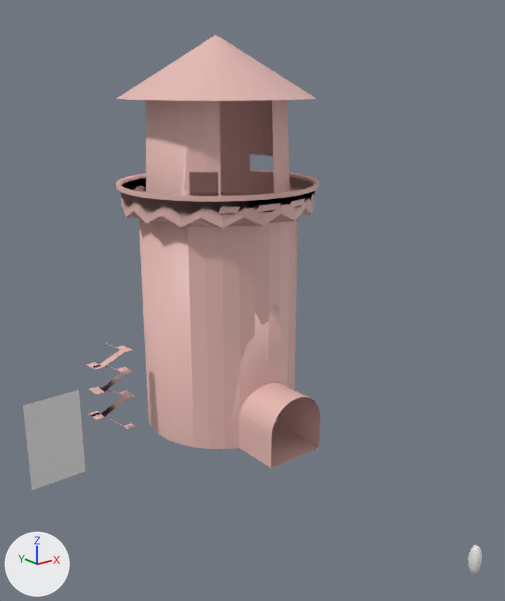
Renders of the FBX model Assets/GameObjects/Environment/Schloss.fbx from each side of a commit.
Both versions are drawn from a 50 mm camera at (-28.8, -39.5, 24.0) aimed at (-3.9, -8.4, 11.5). The lights are fixed; the arrows at lower left show +X, +Y and +Z. The older version comes first. Where no turn or scale is listed for an object, it has been applied to the vertices. Vertices at exactly the same position are counted once.
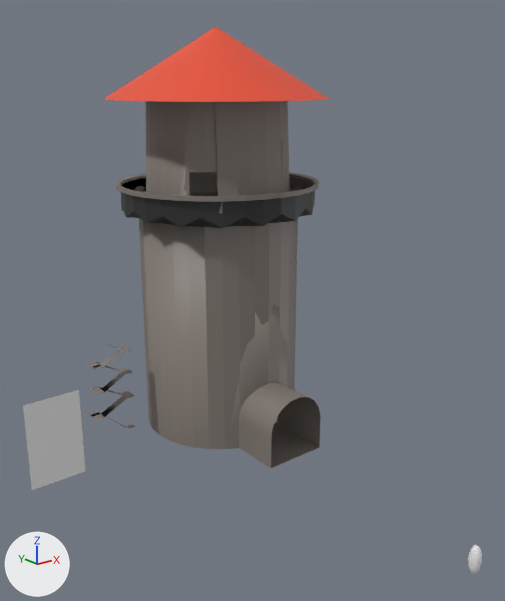
Changed parts and their boxes [x1, y1, x2, y2] in the pictures (505 x 601 px):
'Plane.002', recoloured, reshaped (pink to grey)
    before: [116, 35, 321, 468]
    after: [116, 101, 321, 468]
'Plane.006', added (red)
    after: [104, 27, 329, 102]
'Plane.007', added (black)
    after: [121, 191, 315, 228]
'Plane.001', recoloured (pink to grey)
    both: [86, 343, 135, 429]
'Plane.003', recoloured
    both: [190, 192, 218, 196]
part 1 of me_plane_004, built on
    before: [117, 35, 315, 101]
    after: [215, 101, 281, 196]
part 2 of me_plane_004, deleted
    before: [264, 196, 295, 225]

Diff of the bpy script that builds the scene:
```diff
--- a/Assets/GameObjects/Environment/Schloss.fbx.py
+++ b/Assets/GameObjects/Environment/Schloss.fbx.py
@@ mat_material @@
 mat_material = principled_material('Material')
-mat_material.base_color = (0.8, 0.488, 0.455)  # pink #e7b9b4
+mat_material.base_color = (0.219, 0.19, 0.169)  # grey #817972
@@ mat_material_003 @@
+mat_material_003 = principled_material('Material.003')
+mat_material_003.base_color = (0.0239, 0.0244, 0.0261)  # black #2b2b2d
@@ mat_material_002 @@
+mat_material_002 = principled_material('Material.002')
+mat_material_002.base_color = (0.8, 0.0731, 0.027)  # red #e74c2e
@@ me_plane_004 @@
 # used by ob_plane_002; location = (-0.35, -0.09, -0.2)
-me_plane_004.from_pydata(...)  # 3562 vertices, 3191 faces; spans x -6.9..7.0, y -8.5..6.9, z 0.0..27.0
+me_plane_004.from_pydata(...)  # 3390 vertices, 2911 faces; spans x -6.9..7.0, y -8.5..6.9, z 0.0..27.0
+# me_plane_004 part 1: 7 vertices moved within x 0.0..0.1, y -0.1..0.1, z 27.0; 115 vertices removed from x -6.6..6.6, y -6.6..6.6, z 23.1..27.0; 7 vertices added at x -3.0..1.1, y -5.2..-3.8, z 22.9..23.0
+# me_plane_004 part 2: 64 vertices removed from x -6.6..6.7, y -6.7..6.6, z 15.7..16.6
 me_plane_004.materials.append(mat_material)
@@ me_plane_007 @@
+me_plane_007.from_pydata(...)  # 205 vertices, 128 faces; spans x -6.64..6.69, y -6.65..6.65, z 15.49..17.56
+me_plane_007.materials.append(mat_material_003)  # black #2b2b2d
@@ me_plane_002 @@
+me_plane_002.from_pydata(...)  # 284 vertices, 158 faces; spans x -7.42..7.48, y -7.45..7.45, z 26.12..30.54
+me_plane_002.materials.append(mat_material_002)  # red #e74c2e
@@ ob_plane_007 @@
+ob_plane_007 = bpy.data.objects.new('Plane.007', me_plane_007)
+ob_plane_007.location = (-0.35, -0.09, -0.2)
@@ ob_plane_006 @@
+ob_plane_006 = bpy.data.objects.new('Plane.006', me_plane_002)
+ob_plane_006.location = (-0.35, -0.09, -3.27)
```
